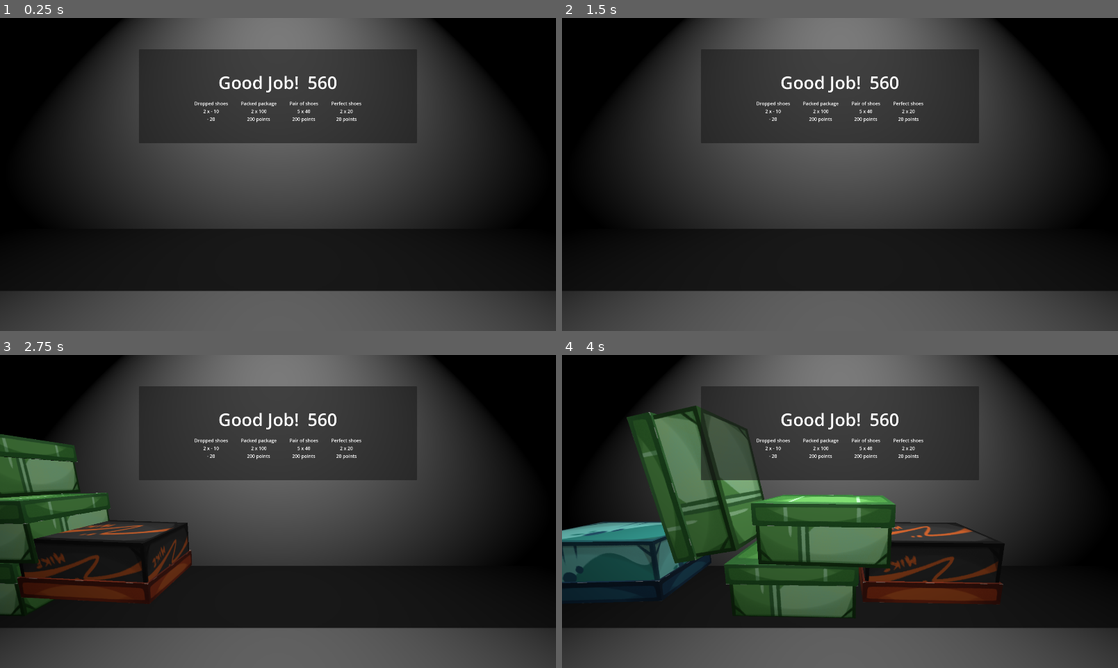
Above: before the commit, frames 1-4 (two rows, left to right).
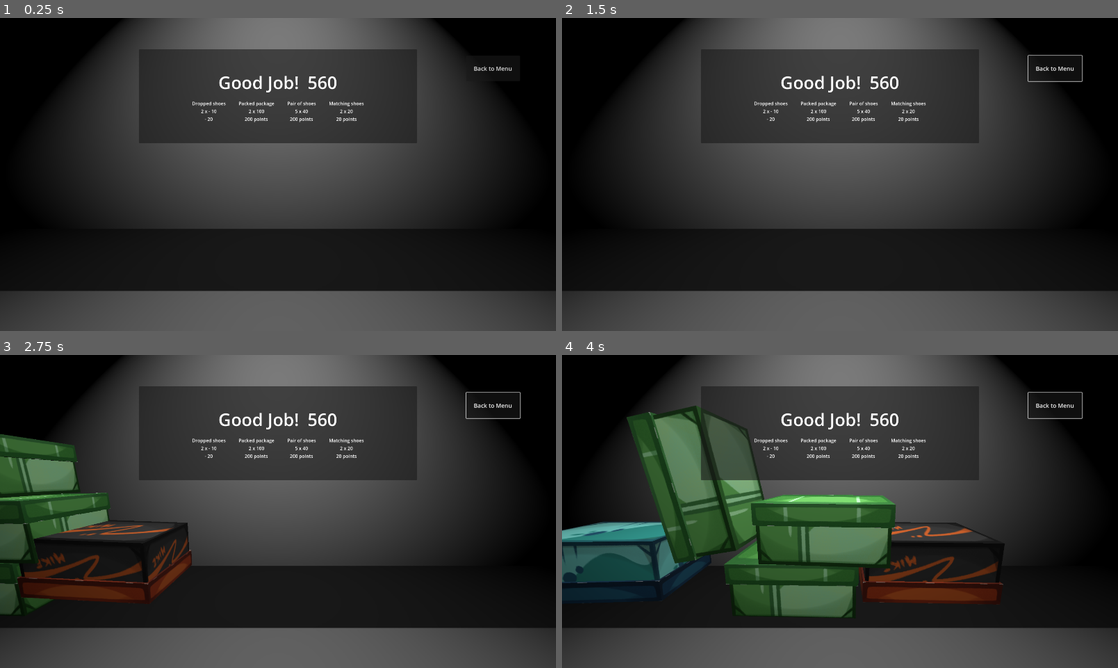
Above: after the commit, the same moments.

Repository: lophtix/winter-game-jam-2024
Game: Godot game, scene res://Scenes/ScoreScreen.tscn
The game is run twice, just before and just after one commit, with the same random seed, the same clock (stepped at 60 frames per second) and the same inputs. This scene is started directly instead of the project's main scene.
Inputs (mouse positions are in pixels of both pictures, inside the frame that each line leads up to):
- Up to frame 1 (0.25 s): no input
- Up to frame 2 (1.5 s): click (1056, 68) at 0.5 s, where only the run after the commit has a clickable "Back to Menu"; move the mouse to (962, 158) at 1.27 s; click (962, 158) at 1.42 s
- Up to frame 3 (2.75 s): move the mouse to (166, 527) at 2.02 s; click (166, 527) at 2.17 s
- Up to frame 4 (4 s): move the mouse to (895, 442) at 2.77 s; click (895, 442) at 2.92 s; move the mouse to (812, 574) at 3.52 s; click (812, 574) at 3.67 s

The runs differ from the first frame. In frame 1, 0.4% of the frame differs, in the area x 34-93%, y 15-34%; in frame 2, 0.5%, in the area x 34-94%, y 11-34%; in frame 3, 0.5%; in frame 4, 0.5%.
Error after the commit: Invalid call. Nonexistent function 'end_game' in base 'Window'. (res://Scripts/ScoreScreen.gd:30)

Commit message:
Game cycle complete

Diff:
--- a/godot/Scenes/Game.tscn
+++ b/godot/Scenes/Game.tscn
@@ -37,7 +37,6 @@
 render_target_update_mode = 4
 
 [node name="Game3D" parent="SubViewportContainer/SubViewport" instance=ExtResource("1_nnerr")]
-offset_spawn = 1
 
 [node name="2D World" type="Node2D" parent="." node_paths=PackedStringArray("container")]
 script = ExtResource("1_jw4l1")
--- a/godot/Scenes/ScoreScreen.tscn
+++ b/godot/Scenes/ScoreScreen.tscn
@@ -169,7 +169,7 @@
 
 [node name="What" type="Label" parent="Ui/Panel/MarginContainer/HBoxContainer/Perfect/VBoxContainer"]
 layout_mode = 2
-text = "Perfect shoes"
+text = "Matching shoes"
 horizontal_alignment = 1
 vertical_alignment = 1
 
@@ -183,3 +183,17 @@
 layout_mode = 2
 text = "20 points"
 horizontal_alignment = 1
+
+[node name="Home Button" type="Button" parent="Ui"]
+layout_mode = 1
+anchors_preset = -1
+anchor_right = 1.0
+anchor_bottom = 0.5
+offset_left = 1610.0
+offset_top = 130.0
+offset_right = -124.0
+offset_bottom = -322.0
+theme_override_font_sizes/font_size = 20
+text = "Back to Menu"
+
+[connection signal="pressed" from="Ui/Home Button" to="." method="end_game"]
--- a/godot/Scripts/ActualGame.gd
+++ b/godot/Scripts/ActualGame.gd
@@ -15,7 +15,7 @@
 const paired_shoes_points : int = 40
 var paired_shoes : int = 0
 
-const perfect_shoes_points : int = 100
+const perfect_shoes_points : int = 40
 var perfect_shoes : int = 0
 
 func _ready():
--- a/godot/Scripts/Engine.gd
+++ b/godot/Scripts/Engine.gd
@@ -23,17 +23,20 @@
 
 
 func end_game():
-	game.queue_free()
-	game = null
+	if game:
+		game.queue_free()
+		game = null
+
+	if score_screen:
+		score_screen.queue_free()
+		score_screen = null
 
 	menu.show()
 
 
 func end_game_and_go_to_scores():
-
 	score_screen = scorePacked.instantiate()
 
-	print("Hit")
 	score_screen.update_with_points(game)
 
 	game.queue_free()
--- a/godot/Scripts/ScoreScreen.gd
+++ b/godot/Scripts/ScoreScreen.gd
@@ -24,3 +24,7 @@
 
 	$Ui/Panel/MarginContainer/HBoxContainer/Packed/VBoxContainer/Amount.text = "%s x %s" % [game.packed_shoes, game.packed_shoes_points]
 	$Ui/Panel/MarginContainer/HBoxContainer/Packed/VBoxContainer/Points.text = "%s" % (game.packed_shoes * game.packed_shoes_points)
+
+
+func end_game():
+	$"../".end_game()
Not shown, changed: godot/assets/bat.png.import
